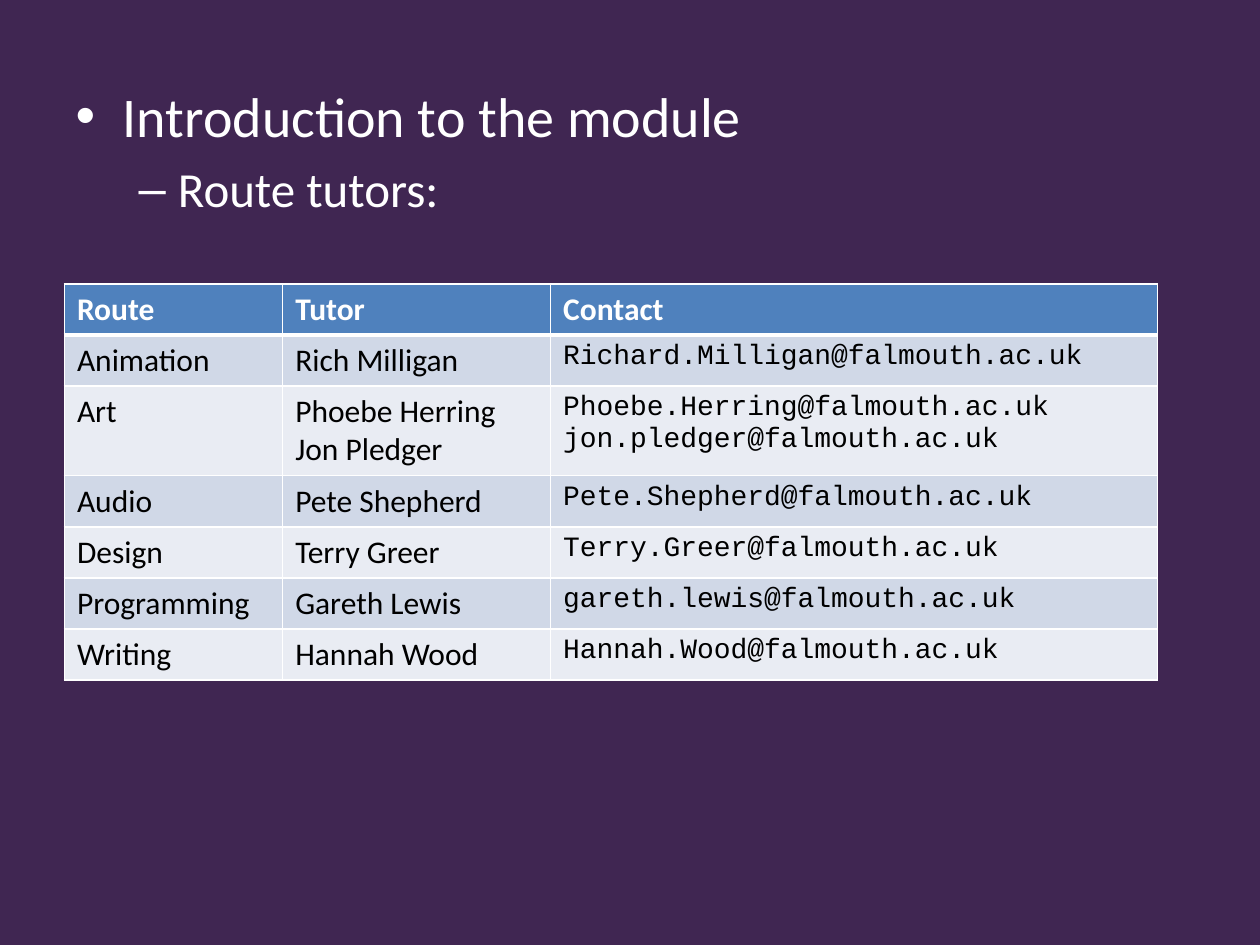
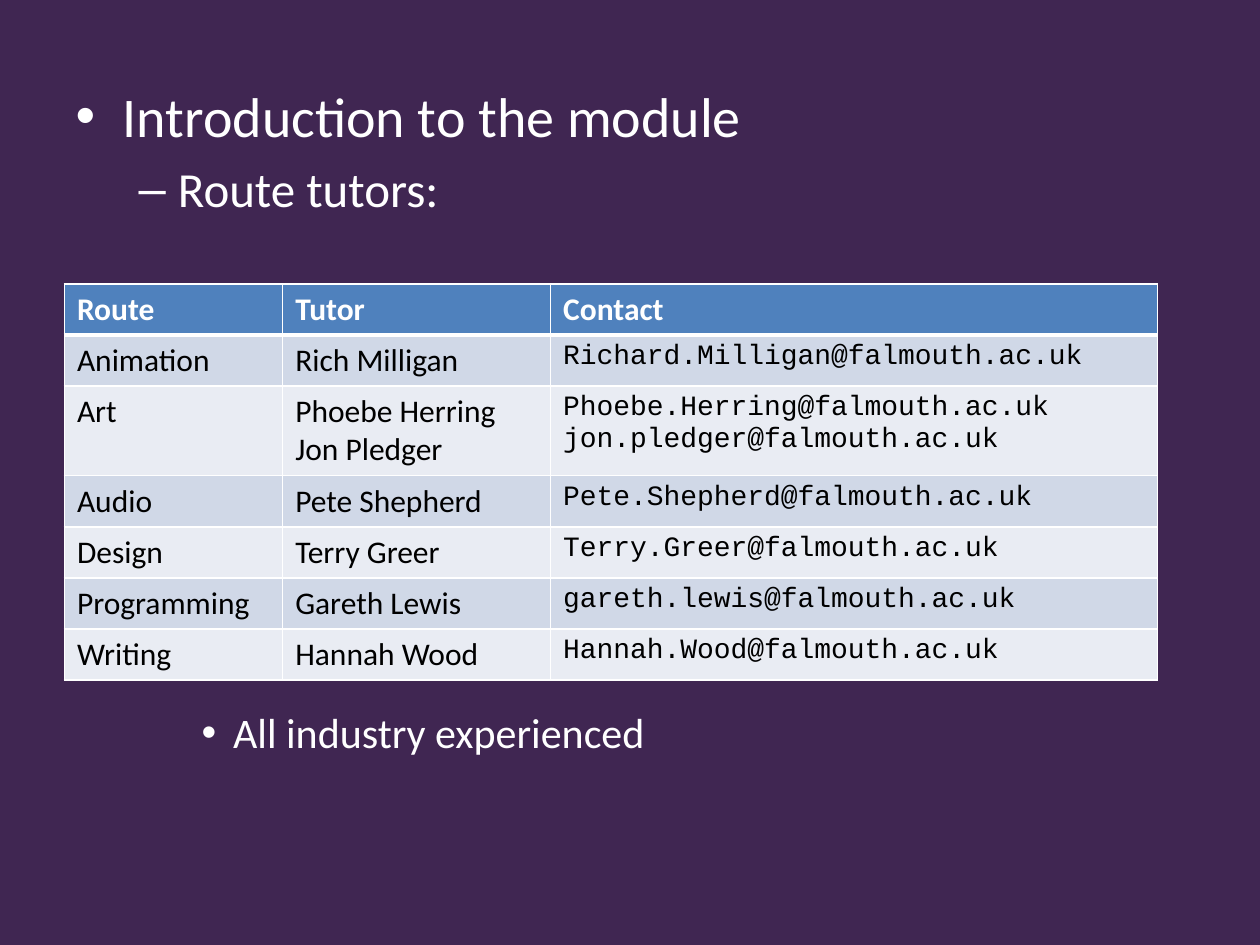
Before and after one commit to Falmouth-Games-Academy/ba-course-materials, a slide deck: slide 14 of GAM340/01/GAM340_01_lecture.pptx (slide 11 before the commit). Drawn at 1260x945 pixels with LibreOffice and Linux fonts; fonts in the diff are those of the drawing; background and template pictures are left out. Boxes give left, top, right and bottom in pixels: in the first picture for what was removed or moved away, otherwise in the second. Text is boxed around its words. In the diff, an @@ line names an element or a change of style, - is before the commit and + after.

```diff
--- a/GAM340/01/GAM340_01_lecture.pptx
+++ b/GAM340/01/GAM340_01_lecture.pptx
@@ text at box(233, 719, 644, 755): paragraph added @@
+    • All industry experienced
```
Also in this commit, not shown: 3 other slides changed, 2 slides added, 1 other file.
